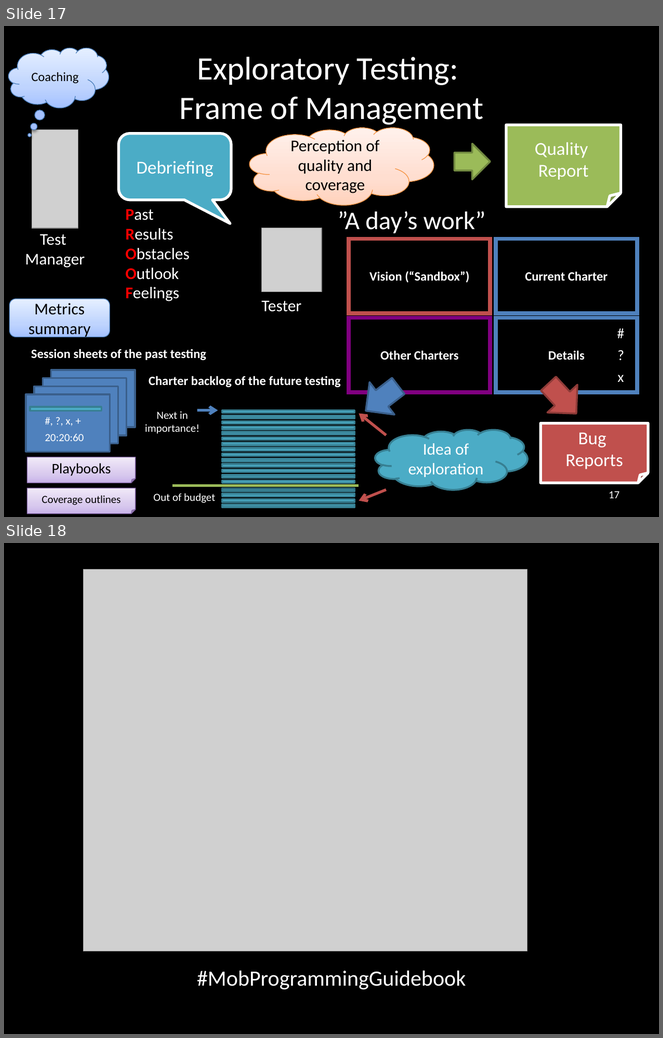
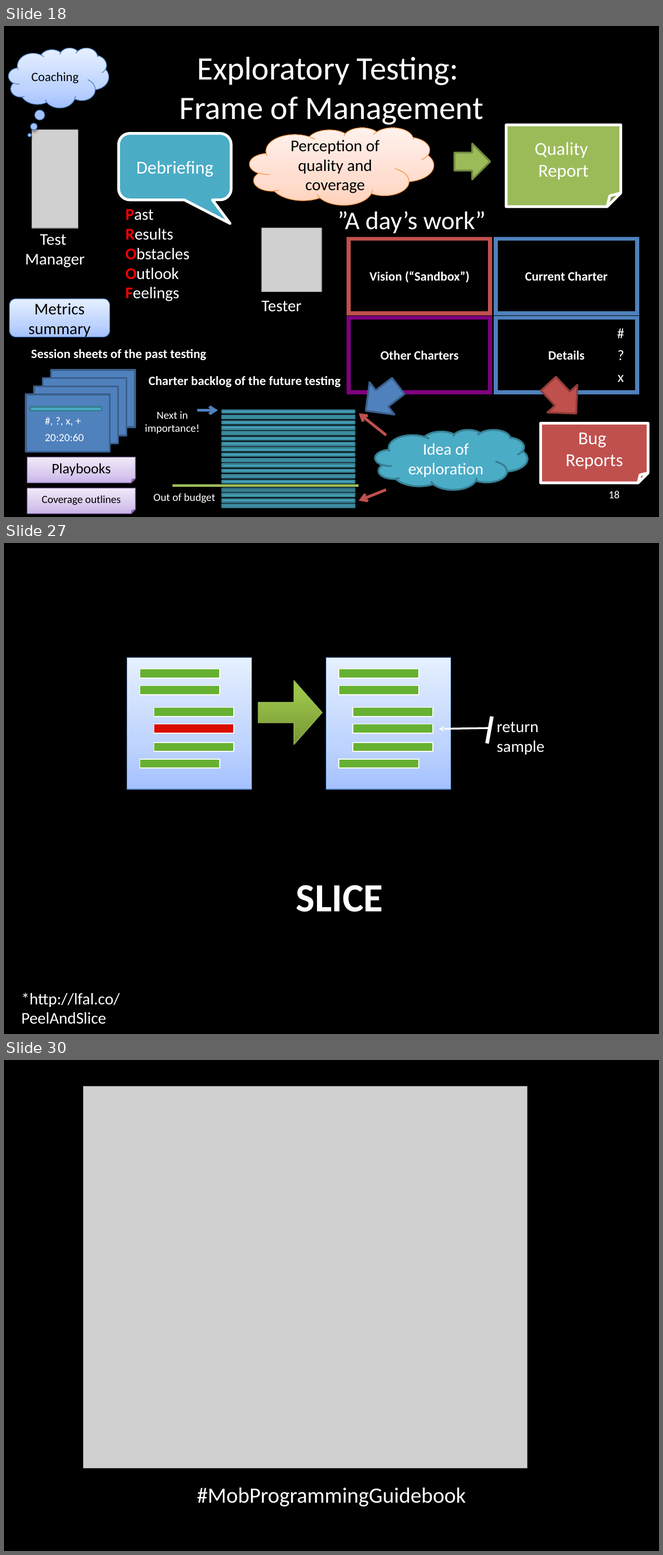
Before and after one commit to isidore/darkFunction-Editor, a slide deck: Courseware/ExploratoryAndUnitTesting.pptx. Shown one above the other, each under a label of ours: slides 17 and 18 before the commit, slides 18, 27 and 30 after it; the slides between them are not shown. The pictures are 663x1038 and 663x1555 pixels, drawn with LibreOffice and Linux fonts; fonts in the diff are those of the drawing; grey boxes stand for pictures. Boxes give left, top, right and bottom in pixels: in the first picture for what was removed or moved away, otherwise in the second. Text is boxed around its words. In the diff, an @@ line names an element or a change of style, - is before the commit and + after.

```diff
--- a/Courseware/ExploratoryAndUnitTesting.pptx
+++ b/Courseware/ExploratoryAndUnitTesting.pptx
@@ slide 27 added at (4, 543, 659, 1034), background #000000 @@
@@ rectangle added at (127, 657, 252, 789), fill gradient #A4C4FF to #BFD4FF to #E6EEFF, outline #4B7EBC 0.75 pt @@
@@ rectangle added at (326, 657, 451, 789), fill gradient #A4C4FF to #BFD4FF to #E6EEFF, outline #4B7EBC 0.75 pt @@
@@ rectangle added at (140, 669, 220, 679), fill #66B132, outline #FFFFFF 1 pt @@
@@ right arrow added at (258, 681, 322, 745), fill gradient #779737 to #9BC348 to #9DC746, outline #98B955 0.75 pt @@
@@ rectangle added at (339, 669, 419, 679), fill #66B132, outline #FFFFFF 1 pt @@
@@ rectangle added at (140, 686, 220, 695), fill #66B132, outline #FFFFFF 1 pt @@
@@ rectangle added at (339, 686, 419, 695), fill #66B132, outline #FFFFFF 1 pt @@
@@ rectangle added at (154, 707, 234, 717), fill #66B132, outline #FFFFFF 1 pt @@
@@ rectangle added at (353, 707, 433, 717), fill #66B132, outline #FFFFFF 1 pt @@
@@ rectangle added at (154, 724, 234, 734), fill #D90B00, outline #FFFFFF 1 pt @@
@@ rectangle added at (353, 724, 433, 734), fill #66B132, outline #FFFFFF 1 pt @@
@@ arrow added from (490, 729) to (439, 729), #FFFFFF 2 pt @@
@@ line added from (492, 717) to (488, 744), #FFFFFF 4 pt @@
@@ text added at (497, 722, 545, 755), 18 pt, text #FFFFFF @@
+return sample
@@ rectangle added at (154, 743, 234, 752), fill #66B132, outline #FFFFFF 1 pt @@
@@ rectangle added at (353, 743, 433, 752), fill #66B132, outline #FFFFFF 1 pt @@
@@ rectangle added at (140, 759, 220, 768), fill #66B132, outline #FFFFFF 1 pt @@
@@ rectangle added at (339, 759, 419, 768), fill #66B132, outline #FFFFFF 1 pt @@
@@ text added at (296, 885, 384, 912), 44 pt, text #FFFFFF, bold @@
+SLICE
@@ text added at (21, 993, 119, 1025), 18 pt, text #FFFFFF @@
+*http://lfal.co/PeelAndSlice
@@ what was slide 17 is now slide 18 @@
@@ page number at (609, 491, 620, 499): text changed @@
-17
+18
@@ what was slide 18 is now slide 30 @@
```
Also in this commit, not shown: 11 other slides added.
